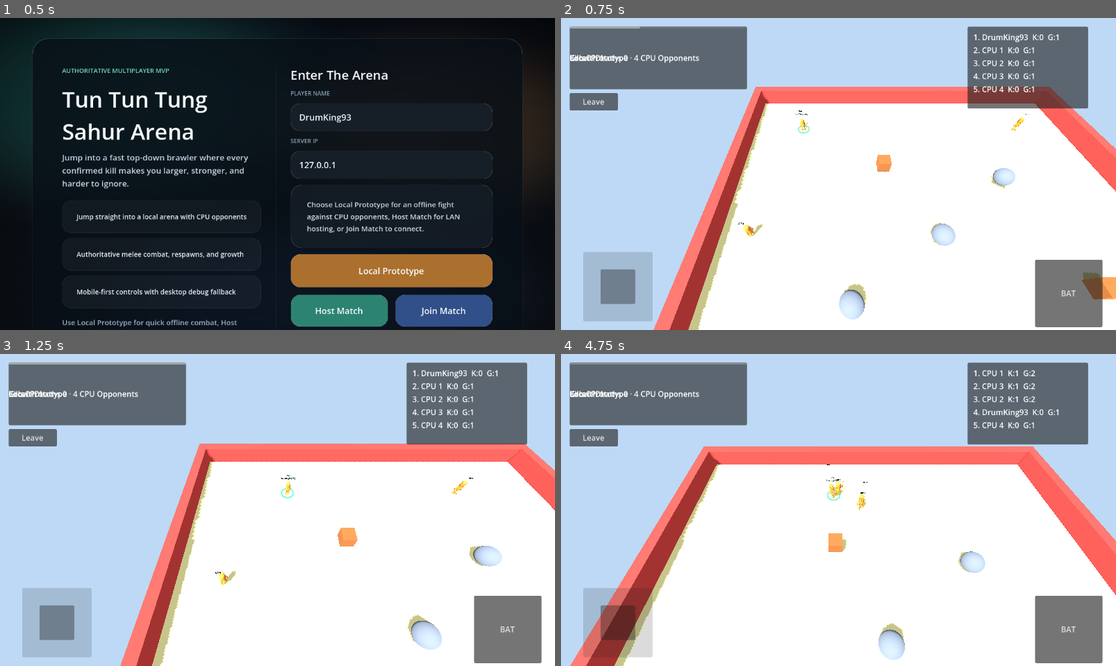
Above: before the commit, frames 1-4 (two rows, left to right).
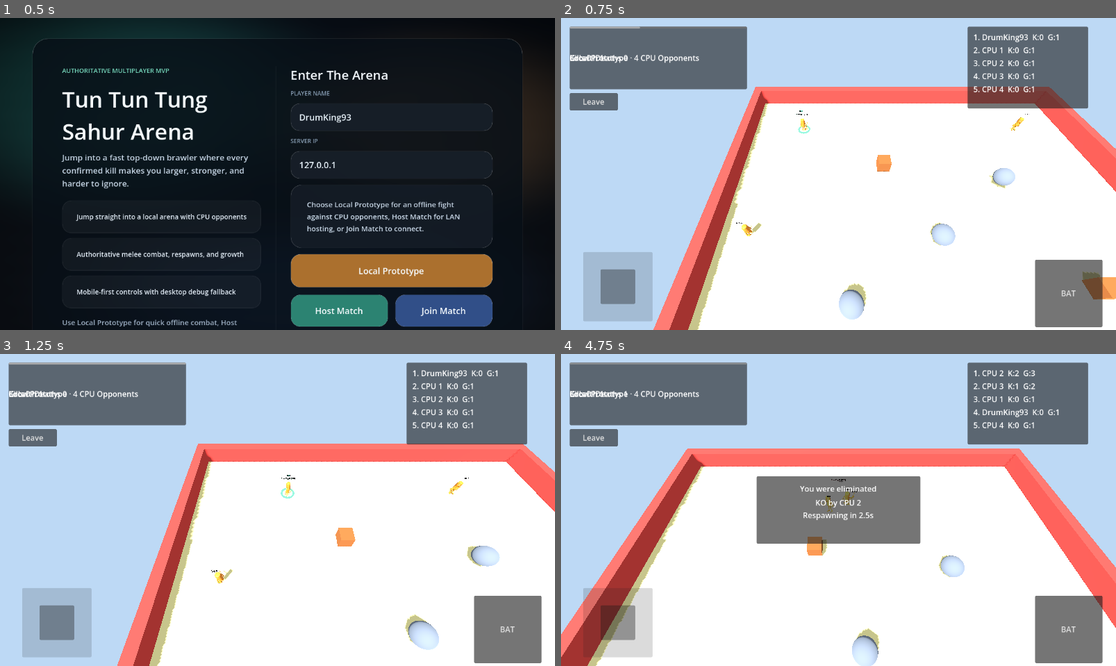
Above: after the commit, the same moments.

Repository: mkodithuwakku/sahur-io
Game: Godot game, scene res://scenes/main/Main.tscn
Same seed, same stepped clock (60 frames per second), same inputs: the game is played once before the commit and once after it.
Inputs (mouse positions are in pixels of both pictures, inside the frame that each line leads up to):
- Up to frame 1 (0.5 s): no input
- Up to frame 2 (0.75 s): tap Enter at 0.5 s; move the mouse to (960, 158) at 0.52 s; hold D (move_right) from 0.53 s (still down); tap Space (attack) at 0.6 s; click (960, 158) at 0.67 s
- Up to frame 3 (1.25 s): keep holding D (move_right)
- Up to frame 4 (4.75 s): release D (move_right) at 1.25 s; drag from (616, 622) to (810, 572) at 1.27 s; move the mouse to (894, 441) at 2.02 s; hold D (move_right) 2.03-2.75 s; tap 0 at 2.1 s; drag from (810, 572) to (672, 463) at 2.77 s; move the mouse to (1005, 556) at 3.52 s; hold A (move_left) 3.53-4.25 s; tap Space (attack) at 3.6 s; drag from (672, 463) to (755, 432) at 4.27 s

Frame 1 is identical in both runs. In frame 2, 0.3% of the frame differs, in the area x 16-100%, y 22-100%; in frame 3, 2.0%; in frame 4, 19%, in the area x 0-100%, y 5-100%.

Commit message:
Movement update 1

Diff:
--- a/sahur-io/resources/data/tuning/player_tuning.tres
+++ b/sahur-io/resources/data/tuning/player_tuning.tres
@@ -5,7 +5,11 @@
 [resource]
 script = ExtResource("1")
 base_move_speed = 8.5
-acceleration = 24.0
+acceleration = 28.0
+deceleration = 40.0
+turn_acceleration = 84.0
+reverse_acceleration = 96.0
+facing_turn_speed = 20.0
 base_health = 100.0
 health_per_growth = 18.0
 scale_per_growth = 0.12
--- a/sahur-io/scripts/player/player_controller.gd
+++ b/sahur-io/scripts/player/player_controller.gd
@@ -261,9 +261,9 @@
 
 func _simulate_movement(delta: float) -> void:
 	var target_speed: float = growth.get_move_speed(stats, ConfigStore.player_tuning)
-	var desired_velocity: Vector3 = MathUtils.planar_velocity_from_input(Vector2.ZERO if pending_defeat else desired_move_input, target_speed)
-	move_velocity.x = move_toward(move_velocity.x, desired_velocity.x, ConfigStore.player_tuning.acceleration * delta)
-	move_velocity.z = move_toward(move_velocity.z, desired_velocity.z, ConfigStore.player_tuning.acceleration * delta)
+	var move_input := Vector2.ZERO if pending_defeat else desired_move_input
+	var desired_velocity: Vector3 = MathUtils.planar_velocity_from_input(move_input, target_speed)
+	move_velocity = _step_move_velocity(move_velocity, desired_velocity, delta)
 	external_impulse = external_impulse.move_toward(Vector3.ZERO, delta * ConfigStore.combat_tuning.knockback_decay)
 	velocity = move_velocity + external_impulse
 	move_and_slide()
@@ -276,7 +276,29 @@
 		desired_facing = Vector3(desired_move_input.x, 0.0, desired_move_input.y).normalized()
 	elif Vector2(move_velocity.x, move_velocity.z).length_squared() > 0.0001:
 		desired_facing = Vector3(move_velocity.x, 0.0, move_velocity.z).normalized()
-	rotation.y = lerp_angle(rotation.y, MathUtils.yaw_from_direction(desired_facing), clamp(delta * 12.0, 0.0, 1.0))
+	rotation.y = lerp_angle(rotation.y, MathUtils.yaw_from_direction(desired_facing), clamp(delta * ConfigStore.player_tuning.facing_turn_speed, 0.0, 1.0))
+
+func _step_move_velocity(current_velocity: Vector3, desired_velocity: Vector3, delta: float) -> Vector3:
+	var planar_current := Vector2(current_velocity.x, current_velocity.z)
+	var planar_desired := Vector2(desired_velocity.x, desired_velocity.z)
+	if planar_desired.length_squared() <= 0.0001:
+		planar_current = planar_current.move_toward(Vector2.ZERO, ConfigStore.player_tuning.deceleration * delta)
+		return Vector3(planar_current.x, 0.0, planar_current.y)
+	if planar_current.length_squared() <= 0.0001:
+		planar_current = planar_current.move_toward(planar_desired, ConfigStore.player_tuning.acceleration * delta)
+		return Vector3(planar_current.x, 0.0, planar_current.y)
+
+	var direction_alignment := planar_current.normalized().dot(planar_desired.normalized())
+	var response_rate := ConfigStore.player_tuning.acceleration
+	if direction_alignment < -0.2:
+		response_rate = ConfigStore.player_tuning.reverse_acceleration
+	elif direction_alignment < 0.8:
+		response_rate = ConfigStore.player_tuning.turn_acceleration
+	var target_speed := planar_desired.length()
+	var next_velocity := planar_current.move_toward(planar_desired, response_rate * delta)
+	if next_velocity.length() > target_speed:
+		next_velocity = next_velocity.normalized() * target_speed
+	return Vector3(next_velocity.x, 0.0, next_velocity.y)
 
 func _tick_hit_reaction(delta: float) -> void:
 	hit_react_remaining = max(hit_react_remaining - delta, 0.0)
--- a/sahur-io/scripts/resources/player_tuning.gd
+++ b/sahur-io/scripts/resources/player_tuning.gd
@@ -2,7 +2,11 @@
 class_name PlayerTuning
 
 @export var base_move_speed: float = 8.5
-@export var acceleration: float = 24.0
+@export var acceleration: float = 28.0
+@export var deceleration: float = 40.0
+@export var turn_acceleration: float = 84.0
+@export var reverse_acceleration: float = 96.0
+@export var facing_turn_speed: float = 20.0
 @export var base_health: float = 100.0
 @export var health_per_growth: float = 18.0
 @export var scale_per_growth: float = 0.12
--- a/sahur-io/tests/cases/test_player_controller.gd
+++ b/sahur-io/tests/cases/test_player_controller.gd
@@ -79,6 +79,25 @@
 	assert_true(player.hit_react_remaining > 0.0, "Hit reaction timer should start on impact")
 	assert_true(player.stats.alive, "Player should remain alive during the hit reaction window")
 
+func test_step_move_velocity_preserves_speed_while_cutting_corner() -> void:
+	var player := _create_player(12, "Corner", Vector3.ZERO)
+	var speed := ConfigStore.player_tuning.base_move_speed
+	var current_velocity := Vector3(speed, 0.0, 0.0)
+	var desired_velocity := Vector3(0.0, 0.0, speed)
+	var stepped := player._step_move_velocity(current_velocity, desired_velocity, 0.1)
+	assert_true(stepped.z > 3.5, "Cornering should redirect into the new heading quickly")
+	assert_true(stepped.length() > speed * 0.75, "Cornering should preserve most of the current speed")
+	assert_true(absf(stepped.x) < speed, "Cornering should bleed off old lateral drift")
+
+func test_step_move_velocity_brakes_hard_when_reversing_direction() -> void:
+	var player := _create_player(13, "Reverse", Vector3.ZERO)
+	var speed := ConfigStore.player_tuning.base_move_speed
+	var current_velocity := Vector3(0.0, 0.0, speed)
+	var desired_velocity := Vector3(0.0, 0.0, -speed)
+	var stepped := player._step_move_velocity(current_velocity, desired_velocity, 0.1)
+	assert_true(stepped.z < 0.0, "Reversing should flip direction within a short input window")
+	assert_true(stepped.length() <= speed + 0.0001, "Reversing should not exceed max move speed")
+
 func _create_player(peer_id: int, display_name: String, world_position: Vector3) -> PlayerController:
 	var player := PlayerScene.instantiate() as PlayerController
 	player.setup(peer_id, display_name, peer_id, true, Vector2(20.0, 20.0))
Not shown, added: sahur-io/resources/models/tung tung tung sahur.fbx.import
